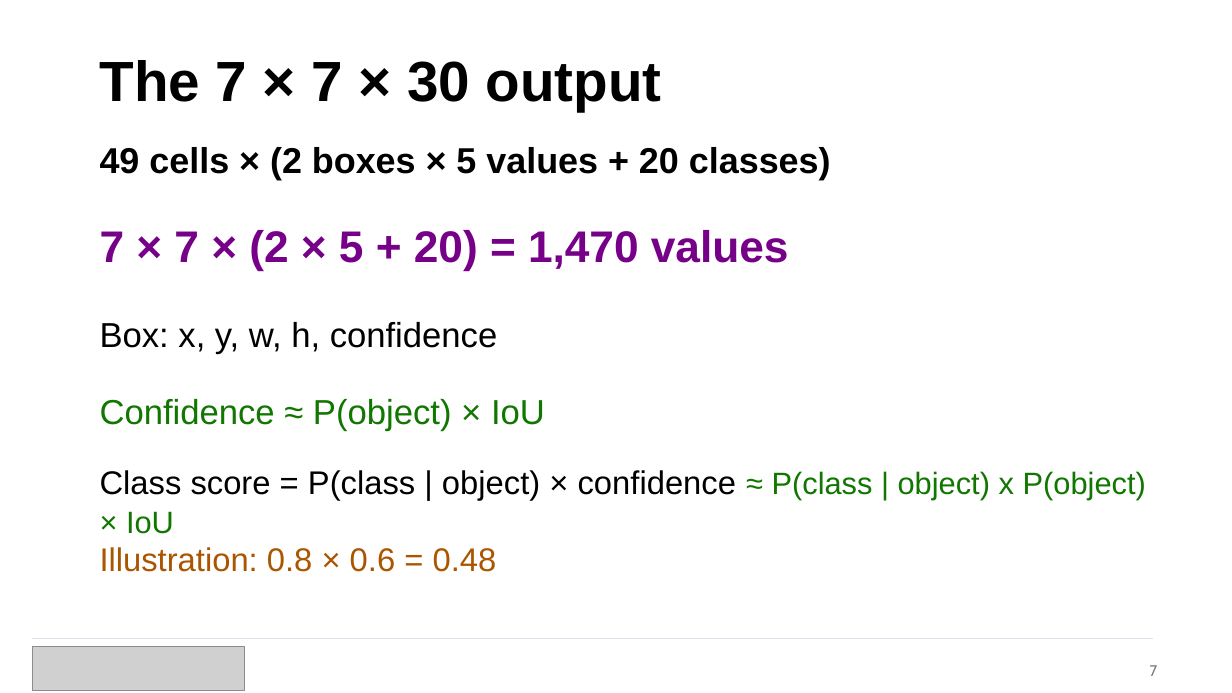
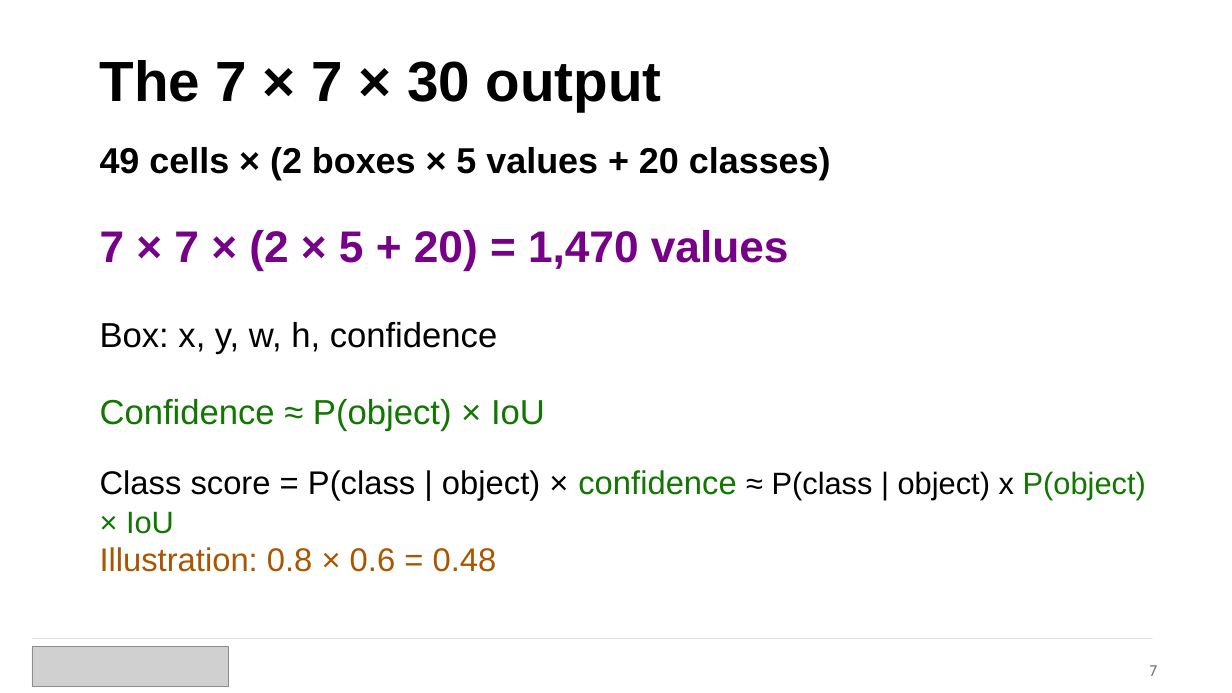
Before and after one commit to navrajkambo/EECE568_26-27, a slide deck: slide 7 of Paper Presentation/YOLO - UBC EECE 568.pptx. Drawn at 1232x693 pixels with LibreOffice and Linux fonts; fonts in the diff are those of the drawing; grey boxes stand for pictures. Boxes give left, top, right and bottom in pixels: in the first picture for what was removed or moved away, otherwise in the second. Text is boxed around its words. In the diff, an @@ line names an element or a change of style, - is before the commit and + after.

```diff
--- a/Paper Presentation/YOLO - UBC EECE 568.pptx
+++ b/Paper Presentation/YOLO - UBC EECE 568.pptx
@@ text "Class score = P(class | ..." at (100, 470, 1146, 501): text colour #000000 to #117700 in "confidence"; text colour #117700 to #000000 in "≈ P(class | object) x" @@
@@ picture: place and size @@
-picture at (32, 646, 245, 690)
+picture at (32, 646, 229, 687)
```
Also in this commit, not shown: 21 other slides changed, 1 other file.
